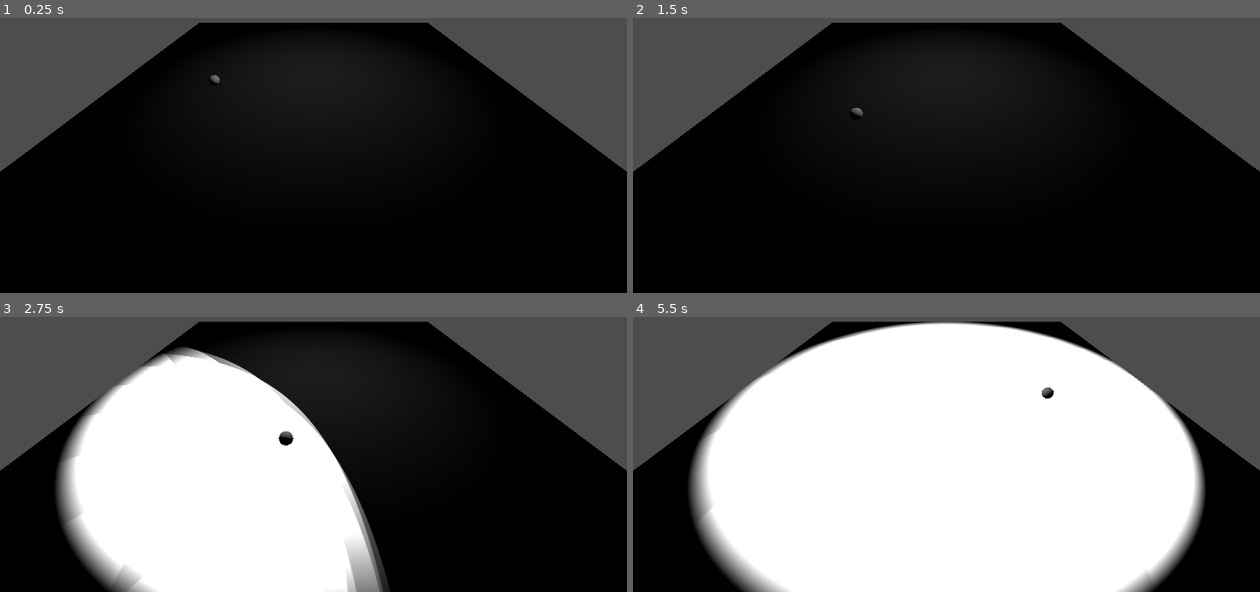
Above: before the commit, frames 1-4 (two rows, left to right).
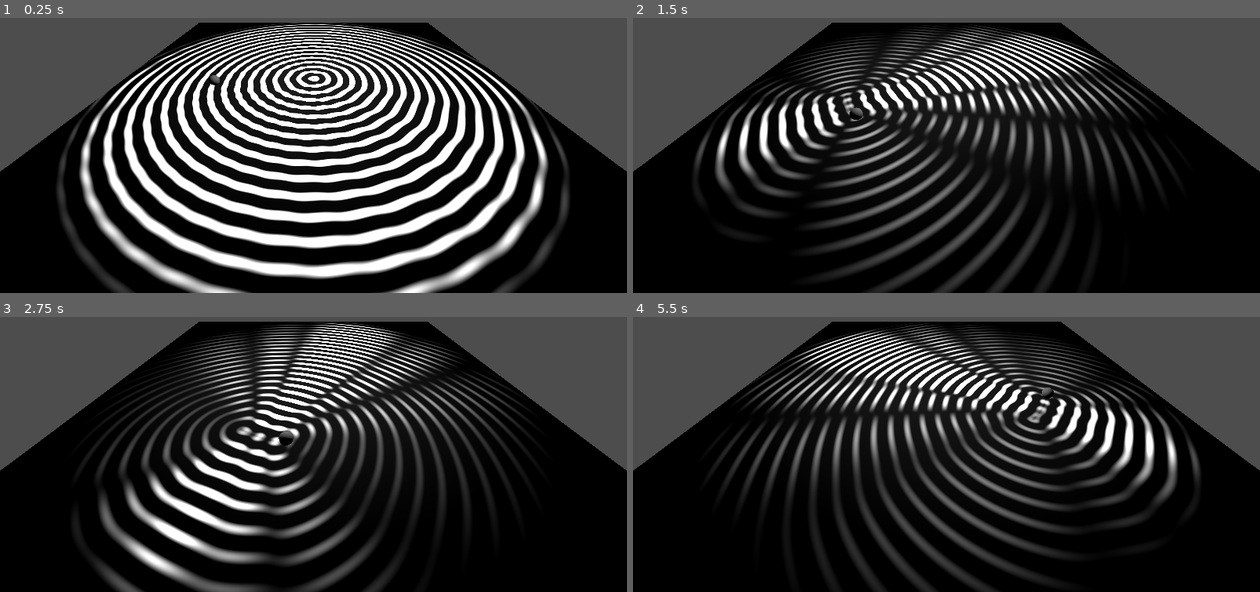
Above: after the commit, the same moments.

Repository: Techno3d/QuantumFinal
Game: Godot game, scene res://DoubleSlit/PWDoubleSlit.tscn
Same seed, same stepped clock (60 frames per second), same inputs: the game is played once before the commit and once after it. Before the commit the project starts from res://pilotwavedoubleslit.tscn.
Inputs:
- Up to frame 1 (0.25 s): no input
- Up to frame 2 (1.5 s): tap C (Close Box) at 0.6 s; tap O (Open Box) at 1.35 s
- Up to frame 3 (2.75 s): tap C (Close Box) at 2.1 s
- Up to frame 4 (5.5 s): tap O (Open Box) at 2.85, 4.35 s; tap C (Close Box) at 3.6, 5.1 s

The runs differ from the first frame. In frame 1, 31% of the frame differs, in the area x 9-91%, y 1-100%; in frame 2, 18%; in frame 3, 41%; in frame 4, 66%, in the area x 8-92%, y 1-100%.

Commit message:
the hard part of copenhagen

Diff:
--- /dev/null
+++ b/DoubleSlit/CopenhagenDoubleSlit.tscn
@@ -0,0 +1,73 @@
+[gd_scene load_steps=11 format=3 uid="uid://c2wwfv0oe44f2"]
+
+[ext_resource type="Script" uid="uid://eh4oeu76yhxh" path="res://DoubleSlit/copenhagen_double_slit.gd" id="1_imfc4"]
+[ext_resource type="Shader" uid="uid://df4bq0r8t8ie7" path="res://shaders/CHPlanes.gdshader" id="1_qcf3r"]
+[ext_resource type="Shader" uid="uid://bffnhyofgbfww" path="res://shaders/CopenhagenDiffraction.gdshader" id="2_jhprl"]
+
+[sub_resource type="PlaneMesh" id="PlaneMesh_a7le2"]
+size = Vector2(20, 30)
+subdivide_width = 200
+subdivide_depth = 300
+
+[sub_resource type="ShaderMaterial" id="ShaderMaterial_jhprl"]
+render_priority = 0
+shader = ExtResource("1_qcf3r")
+
+[sub_resource type="PlaneMesh" id="PlaneMesh_qcf3r"]
+size = Vector2(20, 10)
+subdivide_width = 100
+subdivide_depth = 100
+
+[sub_resource type="ShaderMaterial" id="ShaderMaterial_imfc4"]
+render_priority = 0
+shader = ExtResource("2_jhprl")
+
+[sub_resource type="BoxMesh" id="BoxMesh_jhprl"]
+
+[sub_resource type="BoxMesh" id="BoxMesh_a7le2"]
+
+[sub_resource type="BoxMesh" id="BoxMesh_qcf3r"]
+
+[node name="Node3D" type="Node3D"]
+script = ExtResource("1_imfc4")
+
+[node name="PlaneWave" type="MeshInstance3D" parent="."]
+transform = Transform3D(1, 0, 0, 0, 1, 0, 0, 0, 1, 0, 0, -15)
+mesh = SubResource("PlaneMesh_a7le2")
+surface_material_override/0 = SubResource("ShaderMaterial_jhprl")
+
+[node name="Diffraction" type="MeshInstance3D" parent="."]
+transform = Transform3D(1, 0, 0, 0, 1, 0, 0, 0, 1.06127, 0, 0, 5.31105)
+mesh = SubResource("PlaneMesh_qcf3r")
+surface_material_override/0 = SubResource("ShaderMaterial_imfc4")
+
+[node name="DoubleSlitWalls" type="MeshInstance3D" parent="."]
+transform = Transform3D(8.18785, 0, 0, 0, 1, 0, 0, 0, 0.208455, 5.89585, 0, -0.00243114)
+mesh = SubResource("BoxMesh_jhprl")
+
+[node name="DoubleSlitWalls2" type="MeshInstance3D" parent="."]
+transform = Transform3D(8.188, 0, 0, 0, 0.862, 0, 0, 0, 0.179, -5.85276, 0, -0.00243114)
+mesh = SubResource("BoxMesh_jhprl")
+
+[node name="Slit" type="MeshInstance3D" parent="."]
+transform = Transform3D(1.86574, 0, 0, 0, 1, 0, 0, 0, 0.208455, -0.00495796, -0.00483942, -0.00435188)
+mesh = SubResource("BoxMesh_a7le2")
+
+[node name="Screen" type="MeshInstance3D" parent="."]
+transform = Transform3D(19.8299, 0, 0, 0, 5.25821, 0, 0, 0, 1, 0, 2.62875, 10.5974)
+mesh = SubResource("BoxMesh_qcf3r")
+
+[node name="ScreenCopy" type="MeshInstance3D" parent="."]
+transform = Transform3D(-8.64059e-07, -4.5394, -0.498426, 0, -2.62083, 0.863298, -19.7674, 1.98423e-07, 2.17869e-08, 18.9851, 2.94275, -6.04977)
+mesh = SubResource("BoxMesh_qcf3r")
+skeleton = NodePath("../Screen")
+
+[node name="ParticleMeasureTimer" type="Timer" parent="."]
+wait_time = 0.5
+autostart = true
+
+[node name="Camera3D" type="Camera3D" parent="."]
+transform = Transform3D(-4.6632e-06, 0.776123, -0.630581, 5.7395e-06, 0.630581, 0.776123, 1, 0, -7.39508e-06, -10.7234, 8.11216, 0)
+
+[node name="Node3D" type="Node3D" parent="."]
+transform = Transform3D(1, 0, 0, 0, 1, 0, 0, 0, 1, 0, 0, 10.1623)
--- a/pilotwavedoubleslit.tscn
+++ b/DoubleSlit/PWDoubleSlit.tscn
@@ -1,8 +1,8 @@
 [gd_scene load_steps=7 format=3 uid="uid://bnatyf8845olp"]
 
 [ext_resource type="Shader" uid="uid://uxrybb8vvocw" path="res://shaders/plane_waves.gdshader" id="1_jxgr0"]
-[ext_resource type="Script" uid="uid://d1glw7jm7wbcn" path="res://plane.gd" id="2_lh1gt"]
-[ext_resource type="Script" uid="uid://uaxiqy4l17hs" path="res://Move.gd" id="3_s3gby"]
+[ext_resource type="Script" uid="uid://d1glw7jm7wbcn" path="res://DoubleSlit/plane.gd" id="2_lh1gt"]
+[ext_resource type="Script" uid="uid://uaxiqy4l17hs" path="res://DoubleSlit/Move.gd" id="3_s3gby"]
 
 [sub_resource type="QuadMesh" id="QuadMesh_pxd2j"]
 size = Vector2(40, 40)
--- /dev/null
+++ b/DoubleSlit/PonderUI.tscn
@@ -0,0 +1,40 @@
+[gd_scene format=3 uid="uid://bwlaq2eqpjk2s"]
+
+[node name="Ponder" type="Control"]
+layout_mode = 3
+anchors_preset = 15
+anchor_right = 1.0
+anchor_bottom = 1.0
+grow_horizontal = 2
+grow_vertical = 2
+
+[node name="MarginContainer" type="MarginContainer" parent="."]
+layout_mode = 1
+anchors_preset = 15
+anchor_right = 1.0
+anchor_bottom = 1.0
+grow_horizontal = 2
+grow_vertical = 2
+theme_override_constants/margin_left = 20
+theme_override_constants/margin_top = 20
+theme_override_constants/margin_right = 20
+theme_override_constants/margin_bottom = 20
+
+[node name="VBoxContainer" type="VBoxContainer" parent="MarginContainer"]
+layout_mode = 2
+
+[node name="Header" type="HBoxContainer" parent="MarginContainer/VBoxContainer"]
+layout_mode = 2
+
+[node name="Control" type="Control" parent="MarginContainer/VBoxContainer"]
+layout_mode = 2
+size_flags_vertical = 3
+
+[node name="Footer" type="HBoxContainer" parent="MarginContainer/VBoxContainer"]
+layout_mode = 2
+alignment = 1
+
+[node name="Button" type="Button" parent="MarginContainer/VBoxContainer/Footer"]
+custom_minimum_size = Vector2(100, 40)
+layout_mode = 2
+text = "Hi"
--- /dev/null
+++ b/DoubleSlit/copenhagen_double_slit.gd
@@ -0,0 +1,28 @@
+extends Node3D
+
+var point1: Vector2 = Vector2(1.348, 0)
+var point2: Vector2 = Vector2(-1.348, 0)
+
+@onready var timer: Timer = $ParticleMeasureTimer
+var particle: PackedScene = preload("res://DoubleSlit/particle.tscn")
+
+func _ready():
+	timer.timeout.connect(spawn_particle)
+
+func spawn_particle():
+	var p_amp: float = find_p_amp(0);
+	p_amp *= p_amp
+	for i in range(-1000, 1000, 50):
+		var j = i/100.
+		# This is the trapezoidal reimann aproximation for the probability
+		var probs = (find_p_amp(j)*find_p_amp(j) + find_p_amp(j+0.05)*find_p_amp(j+0.05))
+		if randf() > probs and randf() > 0.8:
+			var child: MeshInstance3D = particle.instantiate();
+			add_child(child)
+			child.position = Vector3(j+0.025, 0.5+randf_range(-0.4, 3), 10.2)
+			break;
+
+
+
+func find_p_amp(x: float) -> float:
+	return (sin(32*PI*point1.distance_to(Vector2(x, 10.6))) + sin(32*PI*point2.distance_to(Vector2(x, 10.6))))/2.
--- /dev/null
+++ b/DoubleSlit/particle.tscn
@@ -0,0 +1,12 @@
+[gd_scene load_steps=3 format=3 uid="uid://ct1v78ychaxde"]
+
+[sub_resource type="SphereMesh" id="SphereMesh_cn54t"]
+radius = 0.25
+height = 0.5
+
+[sub_resource type="StandardMaterial3D" id="StandardMaterial3D_cn54t"]
+albedo_color = Color(0.0901, 0.302718, 0.53, 1)
+
+[node name="Particle" type="MeshInstance3D"]
+mesh = SubResource("SphereMesh_cn54t")
+surface_material_override/0 = SubResource("StandardMaterial3D_cn54t")
--- a/plane.gd
+++ b/DoubleSlit/plane.gd
@@ -5,14 +5,14 @@
 
 func _ready():
 	for i in range(0, 15):
-		stored_poses.push_back(Vector3(0, 3/15.0*i, 0));
+		stored_poses.push_back(Vector3(0, 0.8/15.0*i, 0));
 
 
 # Called every frame. 'delta' is the elapsed time since the previous frame.
 func _process(delta):
 	for i in range(0, stored_poses.size()):
 		stored_poses[i].y += delta
-		if stored_poses[i].y > 3:
+		if stored_poses[i].y > 0.8:
 			stored_poses[i] = particle.global_position
 			stored_poses[i].y = 0
 	get_surface_override_material(0).set_shader_parameter("pos", stored_poses)
--- /dev/null
+++ b/shaders/CHPlanes.gdshader
@@ -0,0 +1,23 @@
+shader_type spatial;
+
+void vertex() {
+	vec2 center = vec2(0., -20.);
+	vec2 st = UV*2.-1.;
+	//st.x /= 20.;
+	//st.y /= 30.;
+	VERTEX.y += sin(32.*3.141592*distance(center, st)-TIME*5.)/4.;
+}
+
+void fragment() {
+	vec2 center = vec2(0., -20.);
+	vec2 st = UV*2.-1.;
+	//st.x /= 20.;
+	//st.y /= 30.;
+	ALBEDO = vec3(sin(32.*3.141592*distance(center, st)-TIME*5.));
+	//ALBEDO = vec3(distance(center, st), 0., 0.);
+}
+
+//void light() {
+//	// Called for every pixel for every light affecting the material.
+//	// Uncomment to replace the default light processing function with this one.
+//}
--- /dev/null
+++ b/shaders/CopenhagenDiffraction.gdshader
@@ -0,0 +1,30 @@
+shader_type spatial;
+
+void vertex() {
+	vec2 center = vec2(0.14, -1.);
+	vec2 center2 = vec2(-0.14, -1.);
+	vec2 st = UV*2.-1.;
+	//st.x /= 20.;
+	st.y /= 2.;
+	VERTEX.y =
+		sin(16.*3.141592*distance(center, st)-TIME*5.)/8.
+		+
+		sin(16.*3.141592*distance(center2, st)-TIME*5.)/8.;
+}
+
+void fragment() {
+	vec2 center = vec2(0.14, -1.);
+	vec2 center2 = vec2(-0.14, -1.);
+	vec2 st = UV*2.-1.;
+	//st.x /= 20.;
+	st.y /= 2.;
+	ALBEDO =
+		vec3(sin(16.*3.141592*distance(center, st)-TIME*5.))/2.
+		+
+		vec3(sin(16.*3.141592*distance(center2, st)-TIME*5.))/2.;
+}
+
+//void light() {
+//	// Called for every pixel for every light affecting the material.
+//	// Uncomment to replace the default light processing function with this one.
+//}
--- a/shaders/plane_waves.gdshader
+++ b/shaders/plane_waves.gdshader
@@ -21,14 +21,14 @@
 	vec2 st = UV*2.-1.;
 	float height = 0.;
 	for(int i = 0; i < 15; i++) {
-		vec2 dir = vec2(1., 0.);
-		if(dot(dir, normalized[i].xz) > 0.) {
-			vec2 center = normalized[i].xz / length(normalized[i].xz);
-			center *= 1./center.x;
-			float goofyDist = distance(st, center);
-			height += 1.-smoothstep(0., 0.005, abs(goofyDist)-pos[i].y);
-		}
+		//vec2 dir = vec2(1., 0.);
+		//if(dot(dir, normalized[i].xz) > 0.) {
+			//vec2 center = normalize(normalized[i].xz); //Normalized
+			//center *= 1./center.x; //Scale x to 1
+			//height += 1.-smoothstep(0., 0.005, abs(distance(st, center))-pos[i].y);
+		//}
 		//height += 1.-smoothstep(0., 0.005, abs(distance(st, normalized[i].xz)-pos[i].y));
+		height += sin(32.*3.141592*distance(st, normalized[i].xz))/2.0;
 	}
 	ALBEDO = vec3(height);
 }
Renamed: Move.gd -> DoubleSlit/Move.gd
Renamed: Move.gd.uid -> DoubleSlit/Move.gd.uid
Renamed: Pivot.gd -> DoubleSlit/Pivot.gd
Renamed: Pivot.gd.uid -> DoubleSlit/Pivot.gd.uid
Not shown, added: DoubleSlit/copenhagen_double_slit.gd.uid
Renamed: plane.gd.uid -> DoubleSlit/plane.gd.uid
Not shown, added: shaders/CHPlanes.gdshader.uid
Not shown, added: shaders/CopenhagenDiffraction.gdshader.uid
